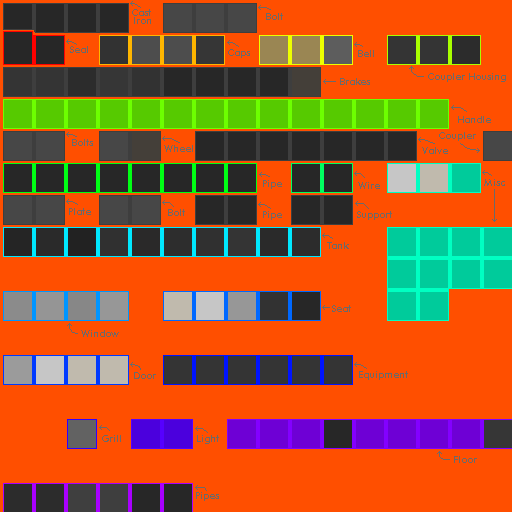
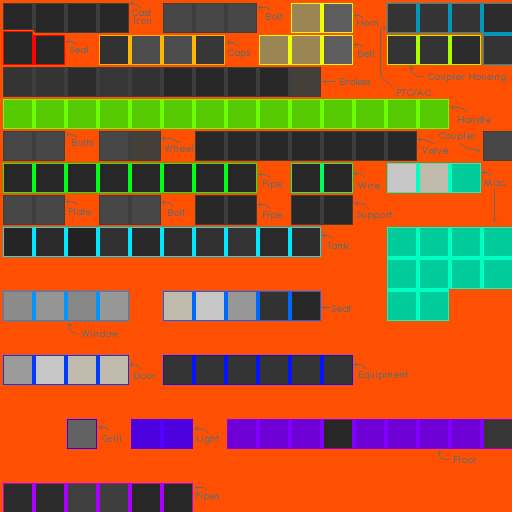
The second 512px x 512px image is a revision of the first. Changes to its layers:
painted on "template0" over box(291, 3, 512, 97)
